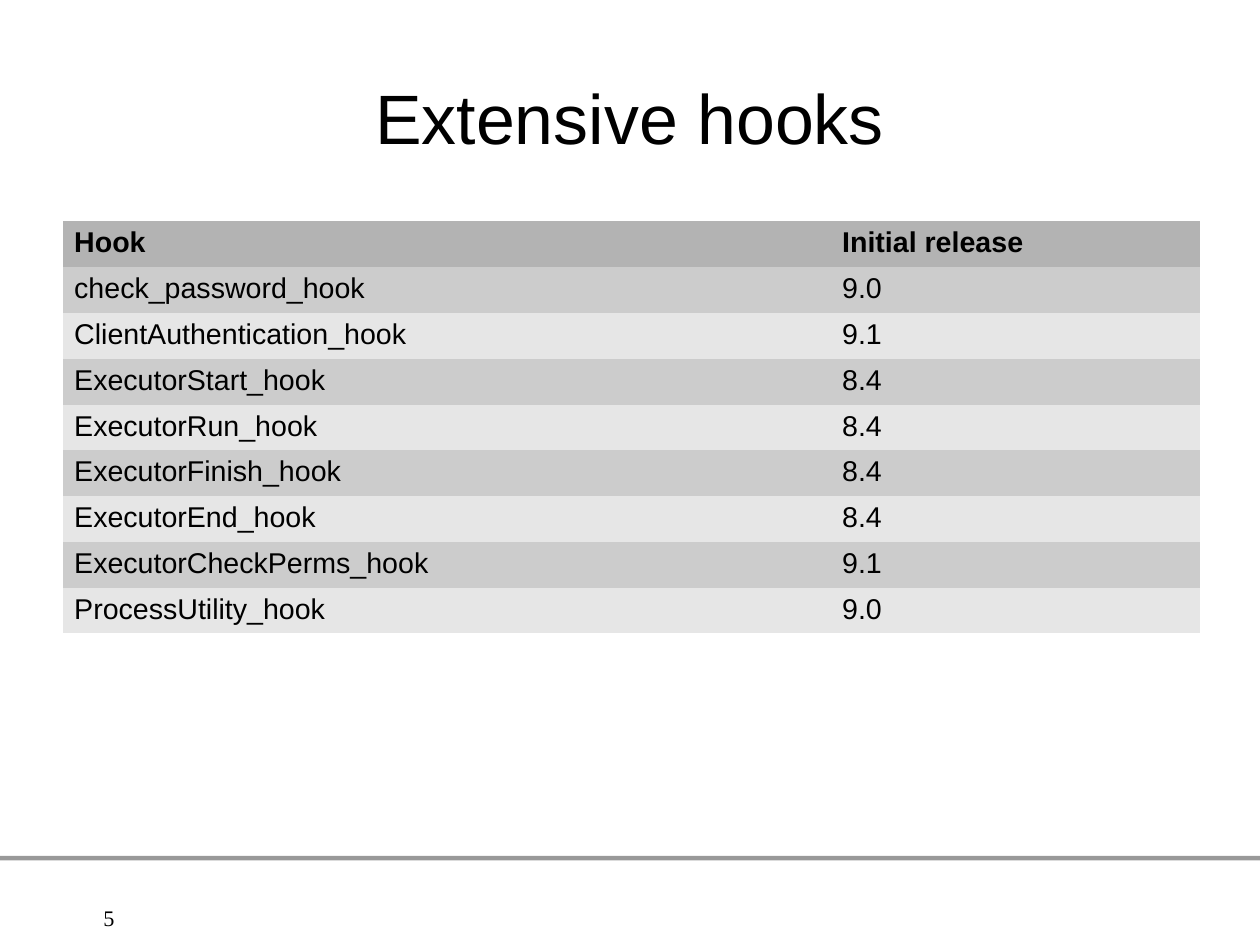
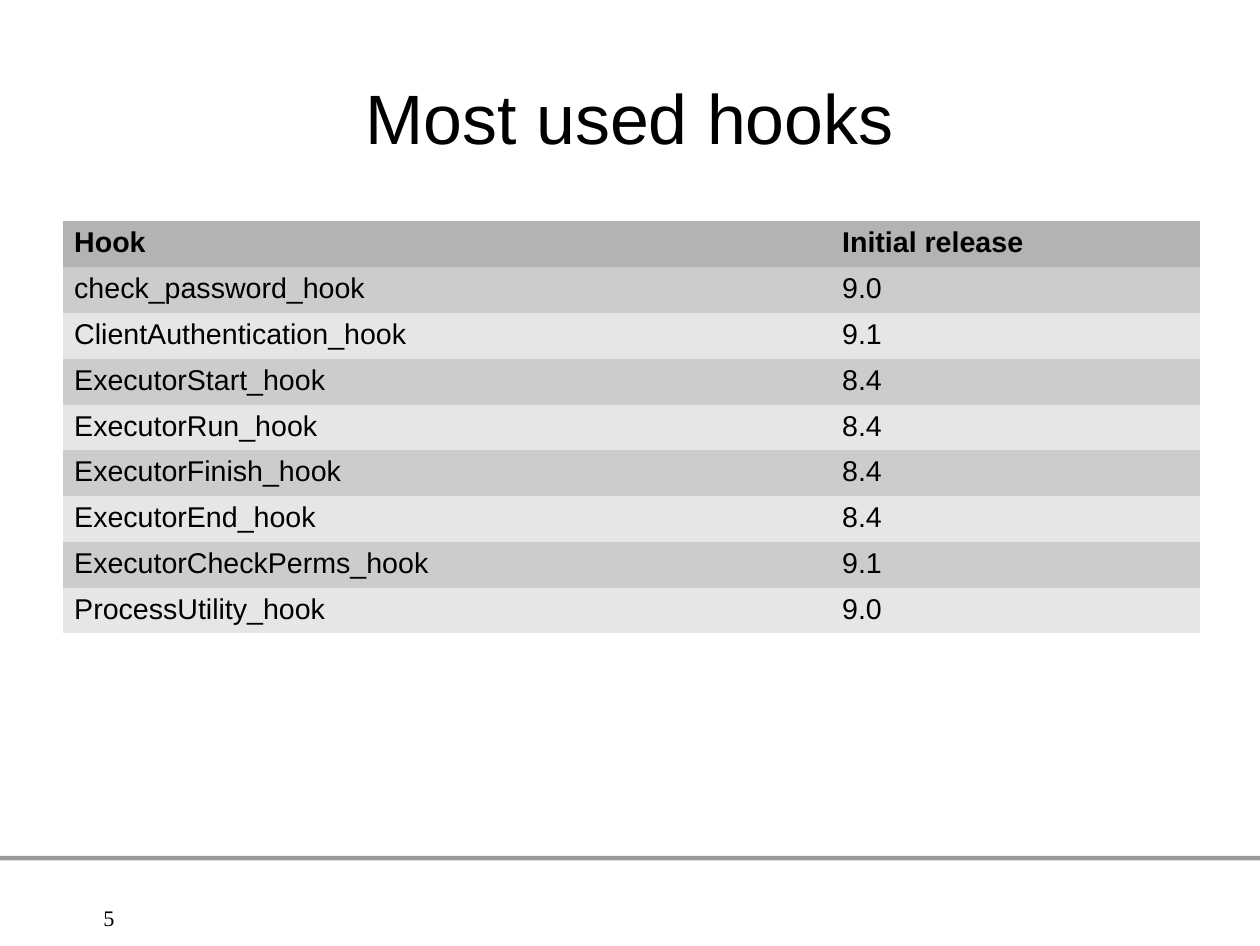
Before and after one commit to gleu/Hooks-in-PostgreSQL, a slide deck: slide 5 of hooks_in_postgresql.odp. Drawn at 1260x946 pixels with LibreOffice and Linux fonts; fonts in the diff are those of the drawing; background and template pictures are left out. Boxes give left, top, right and bottom in pixels: in the first picture for what was removed or moved away, otherwise in the second. Text is boxed around its words. In the diff, an @@ line names an element or a change of style, - is before the commit and + after.

```diff
--- a/hooks_in_postgresql.odp
+++ b/hooks_in_postgresql.odp
@@ title at bbox=[366, 93, 893, 145]: text changed @@
-Extensive hooks
+Most used hooks
```
Also in this commit, not shown: 3 other slides changed.
